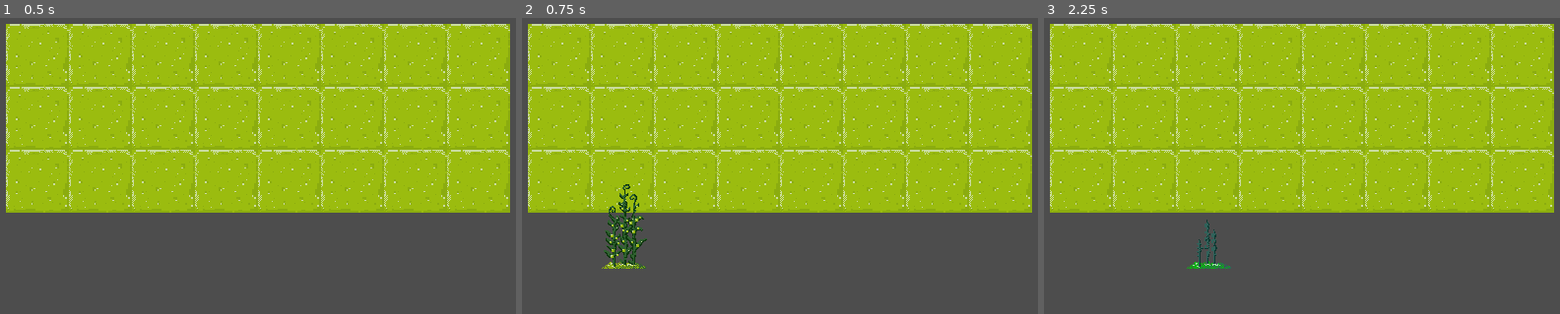
Above: before the commit, frames 1-3 (left to right).
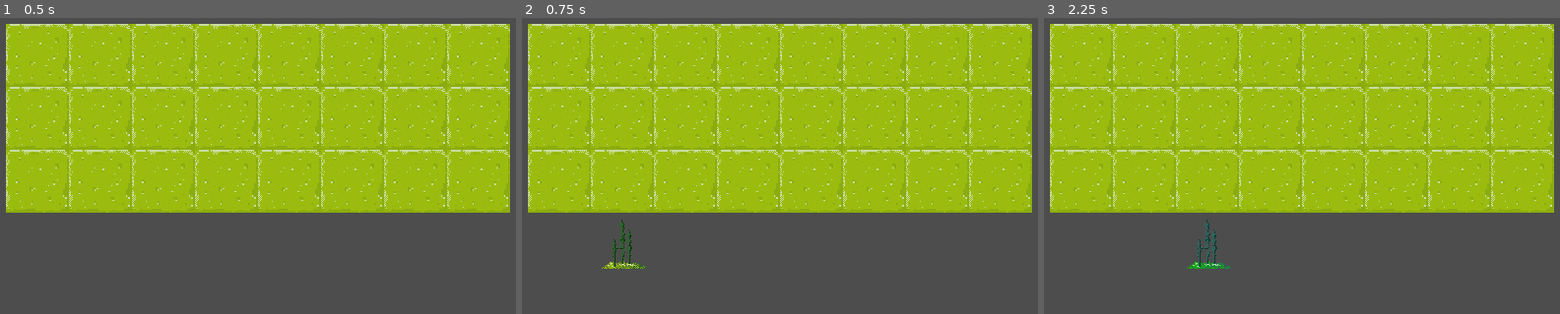
Above: after the commit, the same moments.

Repository: schnuet/ld-54-space-garden
Game: Godot game, scene res://scenes/MainScene.tscn
Same seed, same stepped clock (60 frames per second), same inputs: the game is played once before the commit and once after it.
Inputs (mouse positions are in pixels of both pictures, inside the frame that each line leads up to):
- Up to frame 1 (0.5 s): no input
- Up to frame 2 (0.75 s): tap Enter at 0.5 s; move the mouse to (620, 251) at 0.52 s; click (620, 251) at 0.67 s
- Up to frame 3 (2.25 s): tap Space at 1.25 s; move the mouse to (1142, 242) at 1.27 s; click (1142, 242) at 1.42 s; tap Enter at 2 s; move the mouse to (1214, 251) at 2.02 s; click (1214, 251) at 2.17 s

Frame 1 is identical in both runs. In frame 2, 0.9% of the frame differs, in the area x 15-25%, y 56-84%; in frame 3, nothing differs.

Commit message:
harvesting

Diff:
--- a/scenes/Plant/1 - BHi/PlantBHi.tscn
+++ b/scenes/Plant/1 - BHi/PlantBHi.tscn
@@ -1,13 +1,22 @@
-[gd_scene load_steps=9 format=3 uid="uid://315nidr5ptjq"]
+[gd_scene load_steps=10 format=3 uid="uid://315nidr5ptjq"]
 
 [ext_resource type="Script" path="res://scenes/Plant/1 - BHi/PlantBHi.gd" id="1_e1m12"]
 [ext_resource type="Texture2D" uid="uid://pfxhrjjvqgcn" path="res://scenes/Plant/1 - BHi/space_garden_final_plant_1.png" id="2_epvkn"]
+[ext_resource type="Texture2D" uid="uid://86vwx30qg1p7" path="res://scenes/Plant/1 - BHi/deadX.png" id="2_uitf2"]
 [ext_resource type="Texture2D" uid="uid://ct5uqsmgdul3n" path="res://scenes/Plant/1 - BHi/space_garden_infected_plant_1.png" id="3_2avsm"]
 [ext_resource type="Texture2D" uid="uid://b3l8ekoc8oyml" path="res://scenes/Plant/1 - BHi/space_garden_mid_plant_1.png" id="4_gcgnx"]
 [ext_resource type="Texture2D" uid="uid://mpmjmhma8rp6" path="res://scenes/Plant/1 - BHi/space_garden_sapling_plant_1.png" id="5_o08gd"]
 
 [sub_resource type="SpriteFrames" id="SpriteFrames_2h7qy"]
 animations = [{
+"frames": [{
+"duration": 1.0,
+"texture": ExtResource("2_uitf2")
+}],
+"loop": true,
+"name": &"dead",
+"speed": 5.0
+}, {
 "frames": [{
 "duration": 1.0,
 "texture": ExtResource("2_epvkn")
@@ -54,7 +63,7 @@
 [node name="AnimatedSprite2D" type="AnimatedSprite2D" parent="."]
 position = Vector2(32, 16)
 sprite_frames = SubResource("SpriteFrames_2h7qy")
-animation = &"final"
+animation = &"sapling"
 
 [node name="BuildCollisionBox" type="CollisionShape2D" parent="."]
 visible = false
--- a/scenes/Plant/2 - Stan/PlantStan.tscn
+++ b/scenes/Plant/2 - Stan/PlantStan.tscn
@@ -1,12 +1,21 @@
-[gd_scene load_steps=6 format=3 uid="uid://bsnlb78psvkqs"]
+[gd_scene load_steps=7 format=3 uid="uid://bsnlb78psvkqs"]
 
 [ext_resource type="Script" path="res://scenes/Plant/2 - Stan/PlantStan.gd" id="1_b0cf3"]
+[ext_resource type="Texture2D" uid="uid://86vwx30qg1p7" path="res://scenes/Plant/1 - BHi/deadX.png" id="2_pfdgy"]
 [ext_resource type="Texture2D" uid="uid://fcngx2xde7h1" path="res://scenes/Plant/2 - Stan/space_garden_final_plant_2.png" id="2_y1e4c"]
 [ext_resource type="Texture2D" uid="uid://di0hktljpi027" path="res://scenes/Plant/2 - Stan/space_garden_mid_plant_2.png" id="3_xgkq6"]
 [ext_resource type="Texture2D" uid="uid://bwjc2migyo2dn" path="res://scenes/Plant/2 - Stan/space_garden_sapling_plant_2.png" id="4_exeq0"]
 
 [sub_resource type="SpriteFrames" id="SpriteFrames_nb7nw"]
 animations = [{
+"frames": [{
+"duration": 1.0,
+"texture": ExtResource("2_pfdgy")
+}],
+"loop": true,
+"name": &"dead",
+"speed": 5.0
+}, {
 "frames": [{
 "duration": 1.0,
 "texture": ExtResource("2_y1e4c")
--- a/scenes/Plant/3 - Jeff/PlantJeff.tscn
+++ b/scenes/Plant/3 - Jeff/PlantJeff.tscn
@@ -1,6 +1,7 @@
-[gd_scene load_steps=8 format=3 uid="uid://djwsy2t7huxbv"]
+[gd_scene load_steps=9 format=3 uid="uid://djwsy2t7huxbv"]
 
 [ext_resource type="Script" path="res://scenes/Plant/3 - Jeff/PlantJeff.gd" id="1_j8ag1"]
+[ext_resource type="Texture2D" uid="uid://86vwx30qg1p7" path="res://scenes/Plant/1 - BHi/deadX.png" id="2_jy50m"]
 [ext_resource type="Texture2D" uid="uid://mjy23cnejmnv" path="res://scenes/Plant/3 - Jeff/space_garden_final_plant_3.png" id="2_tork1"]
 [ext_resource type="Texture2D" uid="uid://vkvah3j0h7f6" path="res://scenes/Plant/3 - Jeff/space_garden_mid_plant_3.png" id="3_p1ww6"]
 [ext_resource type="Texture2D" uid="uid://g3vv1oby0ps7" path="res://scenes/Plant/3 - Jeff/space_garden_sapling_plant_3.png" id="4_hc6b3"]
@@ -13,6 +14,14 @@
 
 [sub_resource type="SpriteFrames" id="SpriteFrames_1bk3j"]
 animations = [{
+"frames": [{
+"duration": 1.0,
+"texture": ExtResource("2_jy50m")
+}],
+"loop": true,
+"name": &"dead",
+"speed": 5.0
+}, {
 "frames": [{
 "duration": 1.0,
 "texture": ExtResource("2_tork1")
--- a/scenes/Plant/4 - Assi/PlantAssi.tscn
+++ b/scenes/Plant/4 - Assi/PlantAssi.tscn
@@ -1,7 +1,8 @@
-[gd_scene load_steps=8 format=3 uid="uid://ca7xwg506jlp5"]
+[gd_scene load_steps=9 format=3 uid="uid://ca7xwg506jlp5"]
 
 [ext_resource type="Script" path="res://scenes/Plant/4 - Assi/PlantAssi.gd" id="1_ei08w"]
 [ext_resource type="Texture2D" uid="uid://ds6rb15wv6kw2" path="res://scenes/Plant/4 - Assi/space_garden_final_plant_4.png" id="2_l4kuy"]
+[ext_resource type="Texture2D" uid="uid://86vwx30qg1p7" path="res://scenes/Plant/1 - BHi/deadX.png" id="2_wwr32"]
 [ext_resource type="Texture2D" uid="uid://bo5dqm5qk16j5" path="res://scenes/Plant/4 - Assi/space_garden_mid_plant_4.png" id="3_54kvy"]
 [ext_resource type="Texture2D" uid="uid://chvig7s4h61t0" path="res://scenes/Plant/4 - Assi/space_garden_sapling_plant_4.png" id="4_t5okk"]
 
@@ -13,6 +14,14 @@
 
 [sub_resource type="SpriteFrames" id="SpriteFrames_qwwtj"]
 animations = [{
+"frames": [{
+"duration": 1.0,
+"texture": ExtResource("2_wwr32")
+}],
+"loop": true,
+"name": &"dead",
+"speed": 5.0
+}, {
 "frames": [{
 "duration": 1.0,
 "texture": ExtResource("2_l4kuy")
--- a/scenes/Plant/5 - Frank/PlantFrank.tscn
+++ b/scenes/Plant/5 - Frank/PlantFrank.tscn
@@ -1,12 +1,21 @@
-[gd_scene load_steps=6 format=3 uid="uid://ba7ah16vc00j5"]
+[gd_scene load_steps=7 format=3 uid="uid://ba7ah16vc00j5"]
 
 [ext_resource type="Script" path="res://scenes/Plant/5 - Frank/PlantFrank.gd" id="1_7a53u"]
+[ext_resource type="Texture2D" uid="uid://86vwx30qg1p7" path="res://scenes/Plant/1 - BHi/deadX.png" id="2_1ifuc"]
 [ext_resource type="Texture2D" uid="uid://p6yrn0bmmo18" path="res://scenes/Plant/5 - Frank/space_garden_final_plant_5.png" id="2_ke2sf"]
 [ext_resource type="Texture2D" uid="uid://cauxcsi4vgduu" path="res://scenes/Plant/5 - Frank/space_garden_mid_plant_5.png" id="3_3sryp"]
 [ext_resource type="Texture2D" uid="uid://bopc8ypvo3njw" path="res://scenes/Plant/5 - Frank/space_garden_sapling_plant_5.png" id="4_phyki"]
 
 [sub_resource type="SpriteFrames" id="SpriteFrames_k0cq8"]
 animations = [{
+"frames": [{
+"duration": 1.0,
+"texture": ExtResource("2_1ifuc")
+}],
+"loop": true,
+"name": &"dead",
+"speed": 5.0
+}, {
 "frames": [{
 "duration": 1.0,
 "texture": ExtResource("2_ke2sf")
--- a/scenes/Plant/Plant.gd
+++ b/scenes/Plant/Plant.gd
@@ -9,7 +9,8 @@
 	sapling,
 	mid,
 	final,
-	infected
+	infected,
+	dead
 };
 
 # flags
@@ -66,26 +67,38 @@
 
 func kill():
 	print("KILL ", type);
-	queue_free();
+	if growth_state != GrowthState.dead:
+		change_to_state(GrowthState.dead);
+
+func harvest():
+	print("DELETE ", type);
+	if growth_state != GrowthState.dead:
+		queue_free();
 
 func buff():
 	print("BUFF ", type);
-	buffs += buff_amount;
+	if growth_state != GrowthState.dead:
+		buffs += buff_amount;
 
 func nerf():
 	print("NERF ", type);
-	buffs -= buff_amount;
+	if growth_state != GrowthState.dead:
+		buffs -= buff_amount;
 
 func neutralize():
 	print("NEUTRALIZE ", type);
-	neutralize_count += 1;
+	if growth_state != GrowthState.dead:
+		neutralize_count += 1;
 
 func deneutralize():
 	print("DENEUTRALIZE ", type);
-	neutralize_count -= 1;
+	if growth_state != GrowthState.dead:
+		neutralize_count -= 1;
 
 func is_neutralized():
-	return neutralize_count > 0;
+	print("NEUTRALIZE ", type);
+	if growth_state != GrowthState.dead:
+		return neutralize_count > 0;
 
 
 func affect_plant(plant: Plant):
@@ -153,3 +166,5 @@
 
 func _handle_click(mouse_position: Vector2):
 	print("plant click ", self);
+	if growth_state == GrowthState.dead:
+		harvest();
Binary file added: scenes/Plant/1 - BHi/deadX.png
Not shown, added: scenes/Plant/1 - BHi/deadX.png.import
